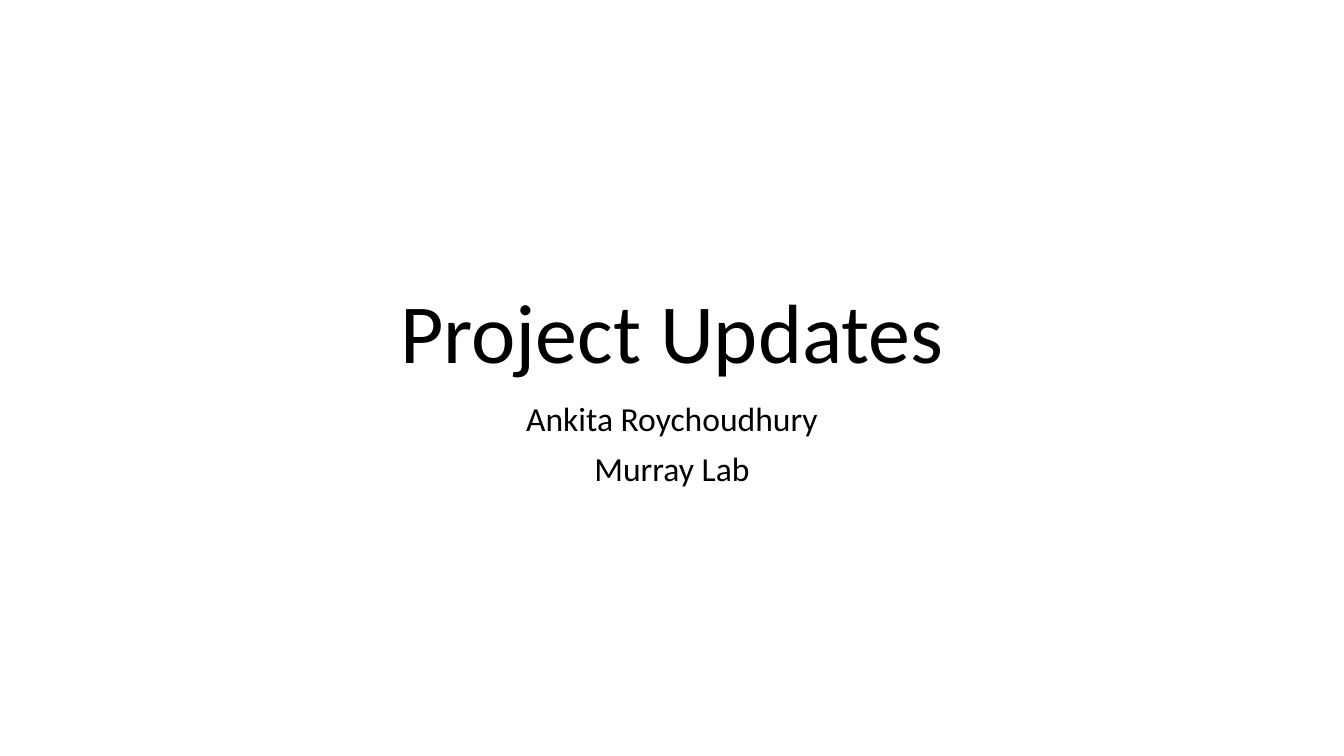
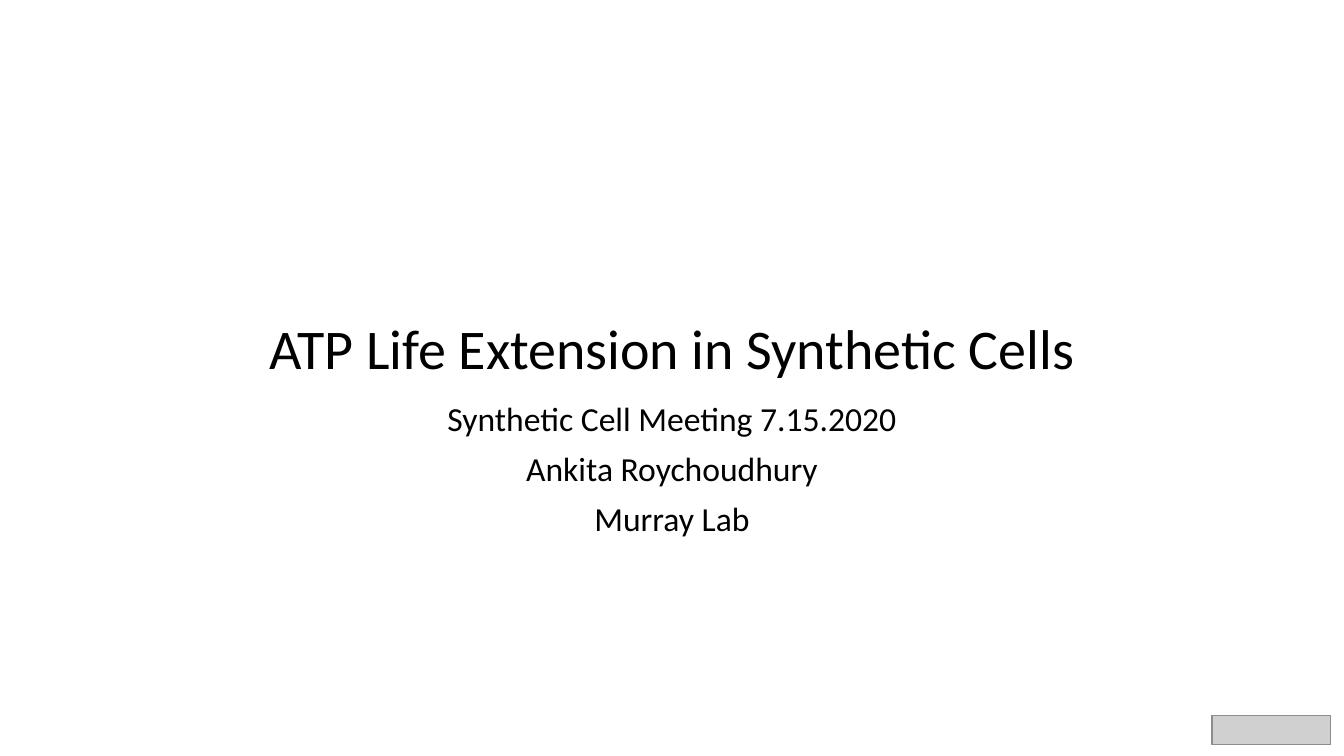
Before and after one commit to AnkitaRoychoudhury/ug_murray, a slide deck: slide 1 of miscellaneous/presentations/20200715_syncell_mtg.pptx. Drawn at 1344x756 pixels with LibreOffice and Linux fonts; fonts in the diff are those of the drawing; grey boxes stand for pictures. Boxes give left, top, right and bottom in pixels: in the first picture for what was removed or moved away, otherwise in the second. Text is boxed around its words. In the diff, an @@ line names an element or a change of style, - is before the commit and + after.

```diff
--- a/miscellaneous/presentations/20200715_syncell_mtg.pptx
+++ b/miscellaneous/presentations/20200715_syncell_mtg.pptx
@@ title at <box>269,330,1074,378</box>: text changed; size 60 to 40 pt @@
-Project Updates
+ATP Life Extension in Synthetic Cells
@@ subtitle at <box>447,407,896,437</box>: paragraph added @@
+Synthetic Cell Meeting 7.15.2020
@@ picture added at <box>1212,716,1331,744</box> @@
```
Also in this commit, not shown: 1 other slide changed, 12 slides added, 2 slides removed, 13 other files.
